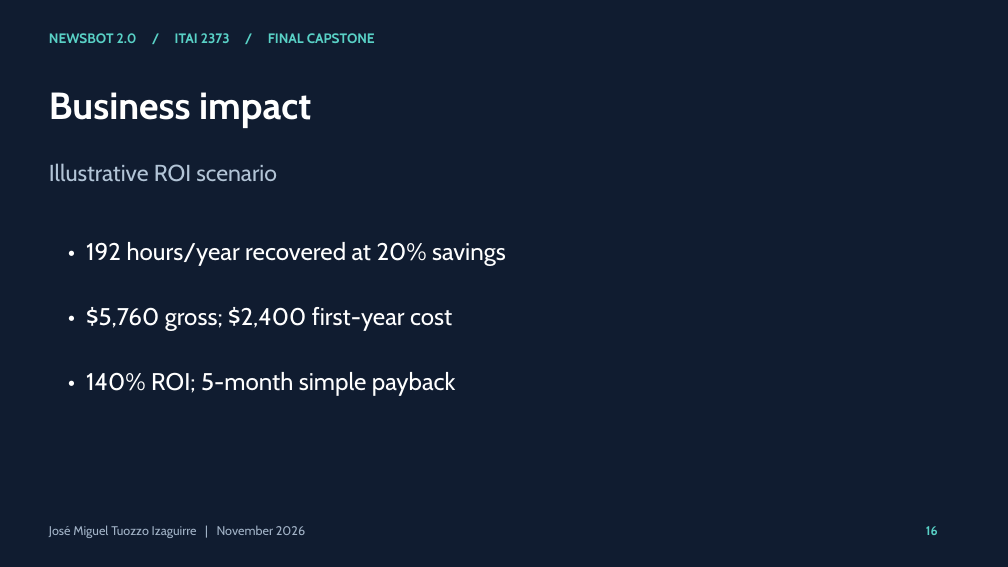
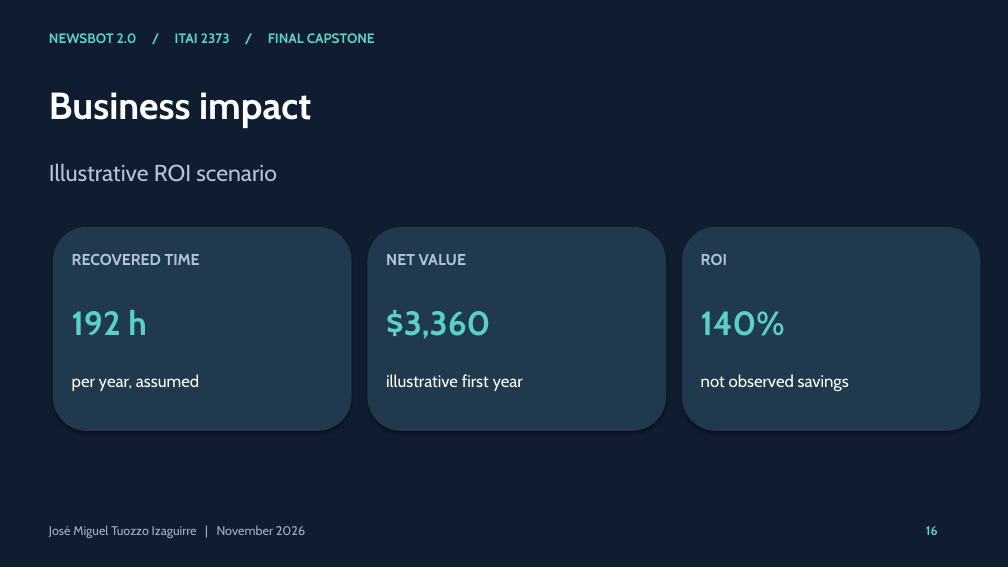
Before and after one commit to jtuozzo1616/Final-Jose-Group-NewsBot-Intelligence-System, a slide deck: slide 16 of final-newsbot-2.0/reports/presentation.pptx. Drawn at 1008x567 pixels with LibreOffice and Linux fonts; fonts in the diff are those of the drawing. Boxes give left, top, right and bottom in pixels: in the first picture for what was removed or moved away, otherwise in the second. Text is boxed around its words. In the diff, an @@ line names an element or a change of style, - is before the commit and + after.

```diff
--- a/final-newsbot-2.0/reports/presentation.pptx
+++ b/final-newsbot-2.0/reports/presentation.pptx
@@ rounded rectangle added at <box>53,227,352,431</box>, fill #20394D @@
@@ rounded rectangle added at <box>368,227,666,431</box>, fill #20394D @@
@@ rounded rectangle added at <box>682,227,981,431</box>, fill #20394D @@
@@ text added at <box>72,254,200,265</box>, 15 pt, text #B2C4D6, bold @@
+RECOVERED TIME
@@ text removed at <box>86,242,506,266</box> @@
-• 192 hours/year recovered at 20% savings
@@ text added at <box>386,254,466,265</box>, 15 pt, text #B2C4D6, bold @@
+NET VALUE
@@ text added at <box>701,254,727,265</box>, 15 pt, text #B2C4D6, bold @@
+ROI
@@ text added at <box>72,310,147,335</box>, 32 pt, text #59D1C6, bold @@
+192 h
@@ text removed at <box>86,307,452,331</box> @@
-• $5,760 gross; $2,400 first-year cost
@@ text added at <box>386,310,490,339</box>, 32 pt, text #59D1C6, bold @@
+$3,360
@@ text added at <box>701,311,785,336</box>, 32 pt, text #59D1C6, bold @@
+140%
@@ text added at <box>72,374,199,391</box>, 16 pt, text #FFFFFF @@
+per year, assumed
@@ text removed at <box>86,372,456,396</box> @@
-• 140% ROI; 5-month simple payback
@@ text added at <box>386,374,523,391</box>, 16 pt, text #FFFFFF @@
+illustrative first year
@@ text added at <box>701,374,849,391</box>, 16 pt, text #FFFFFF @@
+not observed savings
```
Also in this commit, not shown: 17 other slides changed, 16 other files.
